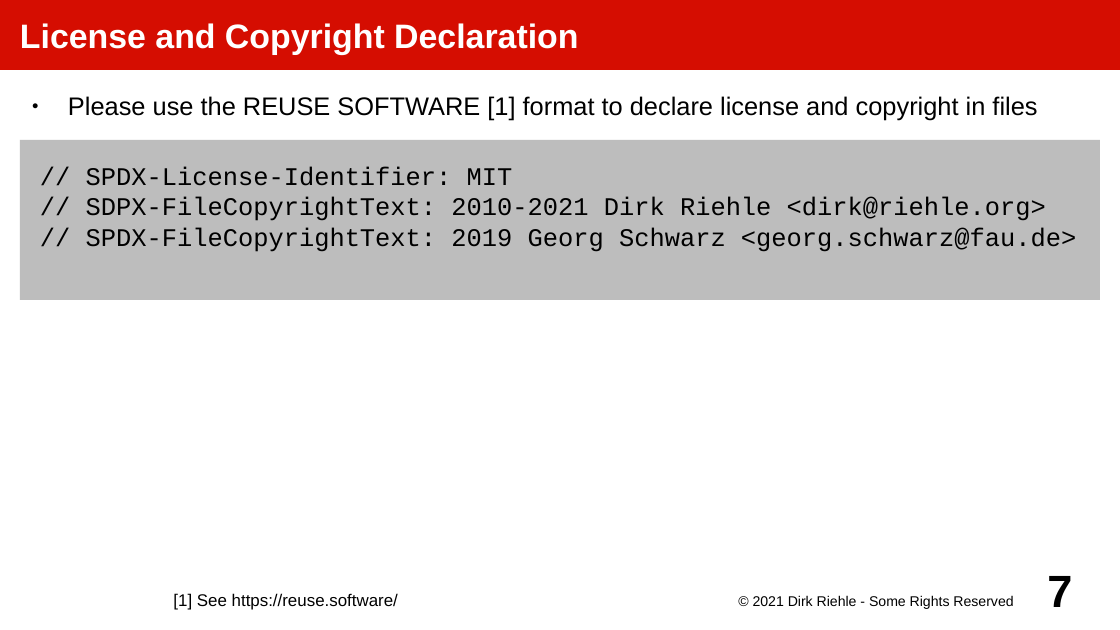
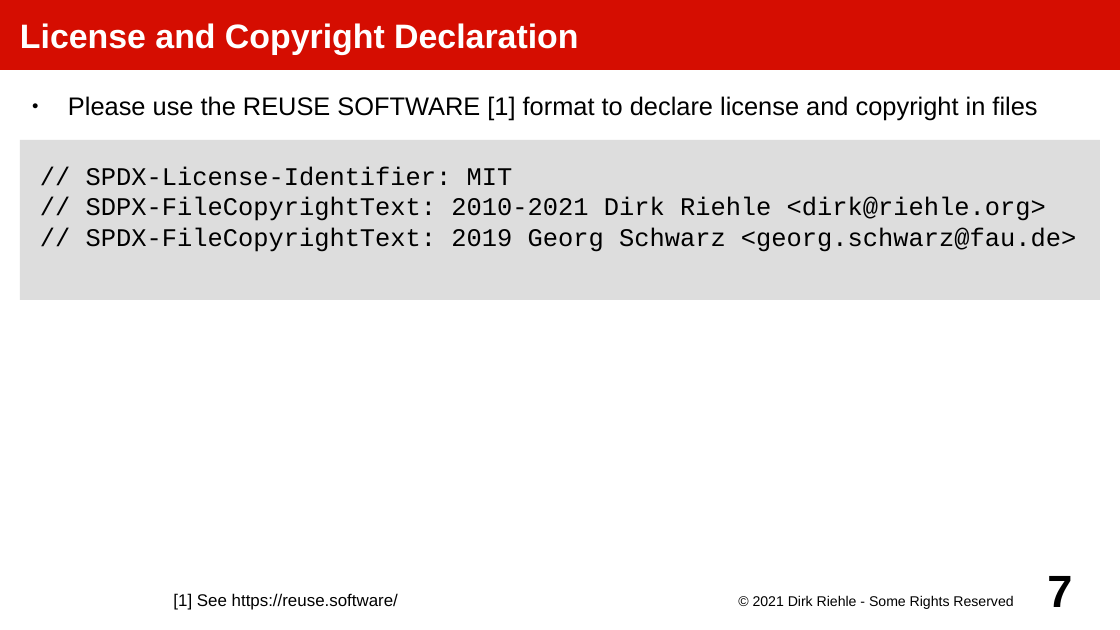
Before and after one commit to dirkriehle/amos-course, a slide deck: slide 7 of Lecture slides/AMOS A02 - Project Setup.odp. Drawn at 1120x630 pixels with LibreOffice and Linux fonts; fonts in the diff are those of the drawing. Boxes give left, top, right and bottom in pixels: in the first picture for what was removed or moved away, otherwise in the second. Text is boxed around its words. In the diff, an @@ line names an element or a change of style, - is before the commit and + after.

```diff
--- a/Lecture slides/AMOS A02 - Project Setup.odp
+++ b/Lecture slides/AMOS A02 - Project Setup.odp
@@ rectangle "// SPDX-License-Identifier: MIT" at box(20, 140, 1101, 300): fill #BDBDBD to #DDDDDD @@
```
Also in this commit, not shown: 2 other slides changed, 3 slides added, 3 other files.
